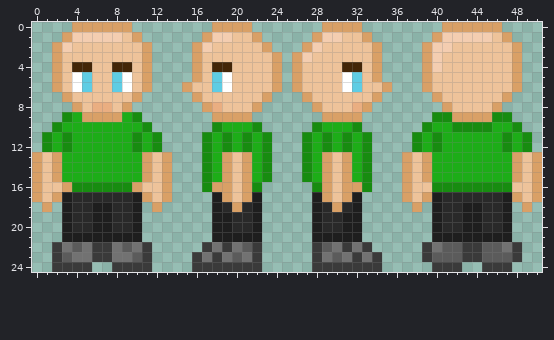
File history of a pixel-art sprite, Assets/Sprites/NPC/BuyerNPC.png. Above is the file before it was changed.
The file is 51x25 pixels.
After:
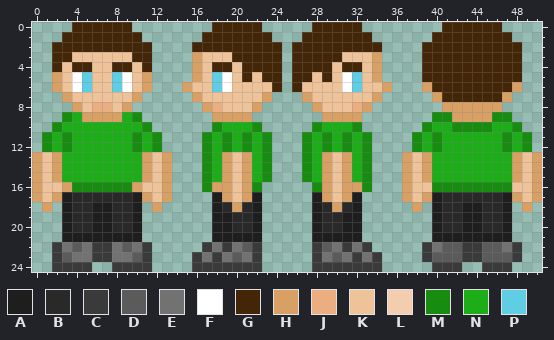
Palette (. is transparent): A #1e1e1e  B #292929  C #3a3a3a  D #5b5b5b  E #727272  F #ffffff  G #432608  H #d9a066  J #eaae81  K #eec39a  L #f4cdb0  M #178c10  N #1dad18  P #5fcde4
Difference:
{"y":0,"x":4,"old":"HHHHHH","new":"GGGGGG"}
{"y":0,"x":18,"old":"HHHH.","new":"GGGGG"}
{"y":0,"x":28,"old":".HHHH","new":"GGGGG"}
{"y":0,"x":41,"old":"HHHHHH","new":"GGGGGG"}
{"y":1,"x":3,"old":"HLLLLLKH","new":"GGGGGGGG"}
{"y":1,"x":17,"old":"HLLKKH.","new":"GGGGGGG"}
{"y":1,"x":27,"old":".HLLKKH","new":"GGGGGGG"}
{"y":1,"x":40,"old":"HLLLLLKH","new":"GGGGGGGG"}
{"y":2,"x":2,"old":"HLKKKKKKKH","new":"GGGGGGGGGG"}
{"y":2,"x":16,"old":"HLKKKKKH.","new":"GGGGGGGGG"}
{"y":2,"x":26,"old":".HLKKKKKH","new":"GGGGGGGGG"}
{"y":2,"x":39,"old":"HLLKKKKKKH","new":"GGGGGGGGGG"}
{"y":3,"x":2,"old":"HK","new":"GG"}
{"y":3,"x":10,"old":"KH","new":"GG"}
{"y":3,"x":20,"old":"KKKKH","new":"GGGGG"}
{"y":3,"x":26,"old":"HLKKK","new":"GGGGG"}
{"y":3,"x":39,"old":"HLKKKKKKKH","new":"GGGGGGGGGG"}
{"y":4,"x":2,"old":"H","new":"G"}
{"y":4,"x":11,"old":"H","new":"G"}
{"y":4,"x":21,"old":"KKKH","new":"GGGG"}
{"y":4,"x":26,"old":"HKKK","new":"GGGG"}
{"y":4,"x":39,"old":"HLKKKKKKKH","new":"GGGGGGGGGG"}
{"y":5,"x":21,"old":"K","new":"G"}
{"y":5,"x":23,"old":"KH","new":"GG"}
{"y":5,"x":26,"old":"HK","new":"GG"}
{"y":5,"x":29,"old":"K","new":"G"}
{"y":5,"x":39,"old":"HKKKKKKKKH","new":"GGGGGGGGGG"}
{"y":6,"x":24,"old":"H","new":"G"}
{"y":6,"x":26,"old":"H","new":"G"}
{"y":6,"x":40,"old":"KKKKKKKK","new":"GGGGGGGG"}
{"y":7,"x":41,"old":"KKKKKK","new":"GGGGGG"}
{"y":8,"x":42,"old":"KKKK","new":"HHHH"}
{"label":"changed","picture_box":[52,22,152,72]}
{"label":"changed","picture_box":[192,22,382,92]}
{"label":"changed","picture_box":[422,22,522,112]}
